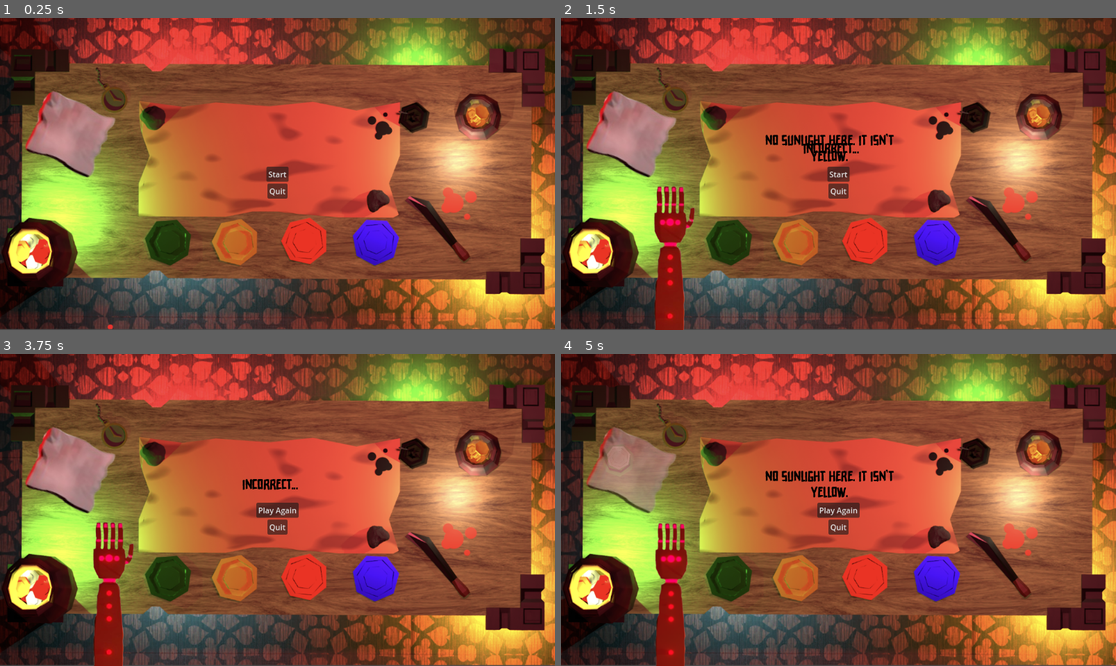
Above: before the commit, frames 1-4 (two rows, left to right).
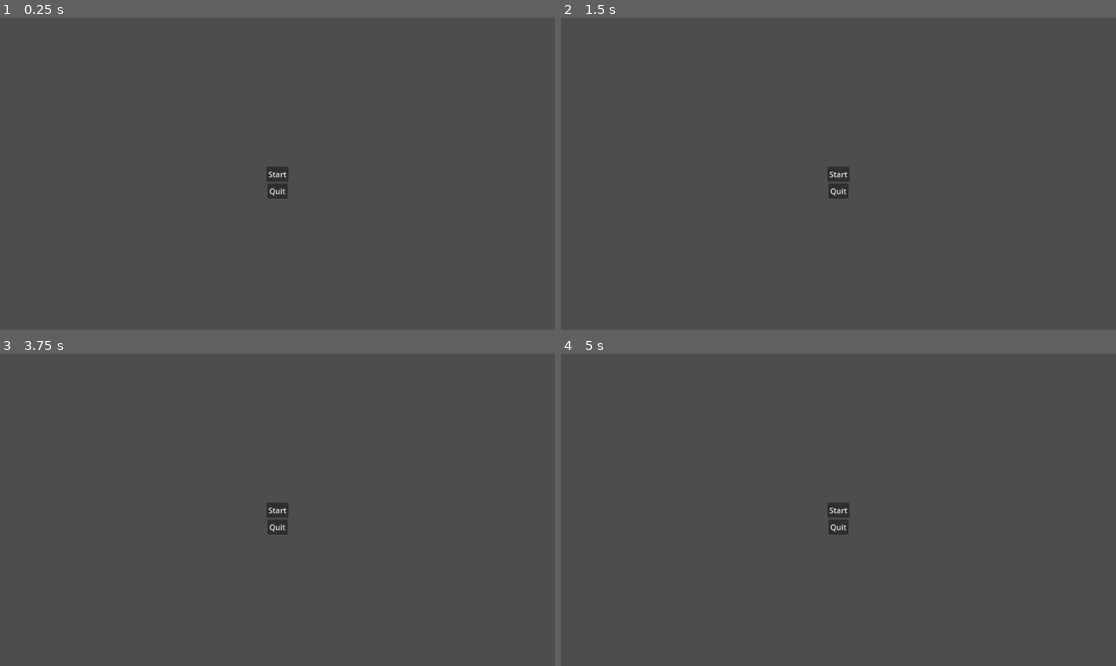
Above: after the commit, the same moments.

Repository: avanishbadhan/jumpstart
Game: Godot game, scene res://start.tscn
Same seed, same stepped clock (60 frames per second), same inputs: the game is played once before the commit and once after it.
Inputs (mouse positions are in pixels of both pictures, inside the frame that each line leads up to):
- Up to frame 1 (0.25 s): no input
- Up to frame 2 (1.5 s): click (999, 230) at 0.52 s; click (866, 239) at 1.27 s
- Up to frame 3 (3.75 s): click (371, 578) at 2.02 s; click (166, 578) at 2.77 s; click (233, 578) at 3.52 s
- Up to frame 4 (5 s): click (999, 566) at 4.27 s

The runs differ from the first frame. In frame 1, 97% of the frame differs, in the area x 0-100%, y 0-100%; in frame 2, 97%; in frame 3, 97%; in frame 4, 97%.

Commit message:
update 0.19

Diff:
--- a/gameover.tscn
+++ b/gameover.tscn
@@ -6,6 +6,7 @@
 script = ExtResource("1_4nh4k")
 
 [node name="start" type="Button" parent="."]
+visible = false
 anchors_preset = 8
 anchor_left = 0.5
 anchor_top = 0.5
--- a/main.tscn
+++ b/main.tscn
@@ -8,6 +8,7 @@
 [ext_resource type="FontFile" uid="uid://cjuerbegjkp61" path="res://ricebox_allcaps/Ricebox Allcaps.ttf" id="10_getpj"]
 [ext_resource type="Script" uid="uid://cob4aae6gfgtq" path="res://red_select.gd" id="11_82xsv"]
 [ext_resource type="Script" uid="uid://dvfablkeqnyte" path="res://blue_select.gd" id="13_getpj"]
+[ext_resource type="AudioStream" uid="uid://vekqjcc1acls" path="res://music.mp3" id="13_ycdy4"]
 [ext_resource type="Script" uid="uid://dceq2q76cdwwt" path="res://green_select.gd" id="15_ryguw"]
 [ext_resource type="Texture2D" uid="uid://058jq1c21eau" path="res://cloth.png" id="15_yaehf"]
 [ext_resource type="Script" uid="uid://guvljl36uocm" path="res://hidden_coin.gd" id="16_074og"]
@@ -40,7 +41,6 @@
 offset_right = 1155.0
 offset_bottom = 646.0
 texture = ExtResource("1_getpj")
-expand_mode = 1
 
 [node name="Control" type="Control" parent="."]
 layout_mode = 3
@@ -215,3 +215,7 @@
 offset_bottom = 315.0
 theme_override_fonts/font = SubResource("FontVariation_getpj")
 theme_override_font_sizes/font_size = 30
+
+[node name="AudioStreamPlayer" type="AudioStreamPlayer" parent="."]
+stream = ExtResource("13_ycdy4")
+autoplay = true
--- a/project.godot
+++ b/project.godot
@@ -14,10 +14,6 @@
 run/main_scene="uid://df41ysw5122k2"
 config/features=PackedStringArray("4.5", "Mobile")
 config/icon="res://icon.svg"
-
-[autoload]
-
-Main="*res://main.tscn"
 
 [input]
 
--- a/start.tscn
+++ b/start.tscn
@@ -1,7 +1,6 @@
-[gd_scene load_steps=3 format=3 uid="uid://df41ysw5122k2"]
+[gd_scene load_steps=2 format=3 uid="uid://df41ysw5122k2"]
 
 [ext_resource type="Script" uid="uid://dv2tw6ib2ha4" path="res://start.gd" id="1_ots34"]
-[ext_resource type="AudioStream" uid="uid://vekqjcc1acls" path="res://music.mp3" id="2_qn1rc"]
 
 [node name="start" type="CanvasLayer"]
 script = ExtResource("1_ots34")
@@ -34,9 +33,5 @@
 grow_vertical = 2
 text = "Quit"
 
-[node name="AudioStreamPlayer" type="AudioStreamPlayer" parent="."]
-stream = ExtResource("2_qn1rc")
-autoplay = true
-
 [connection signal="pressed" from="Start" to="." method="_on_start_pressed"]
 [connection signal="pressed" from="Quit" to="." method="_on_quit_pressed"]
Not shown: 1 places in main.tscn that only renumber resources
